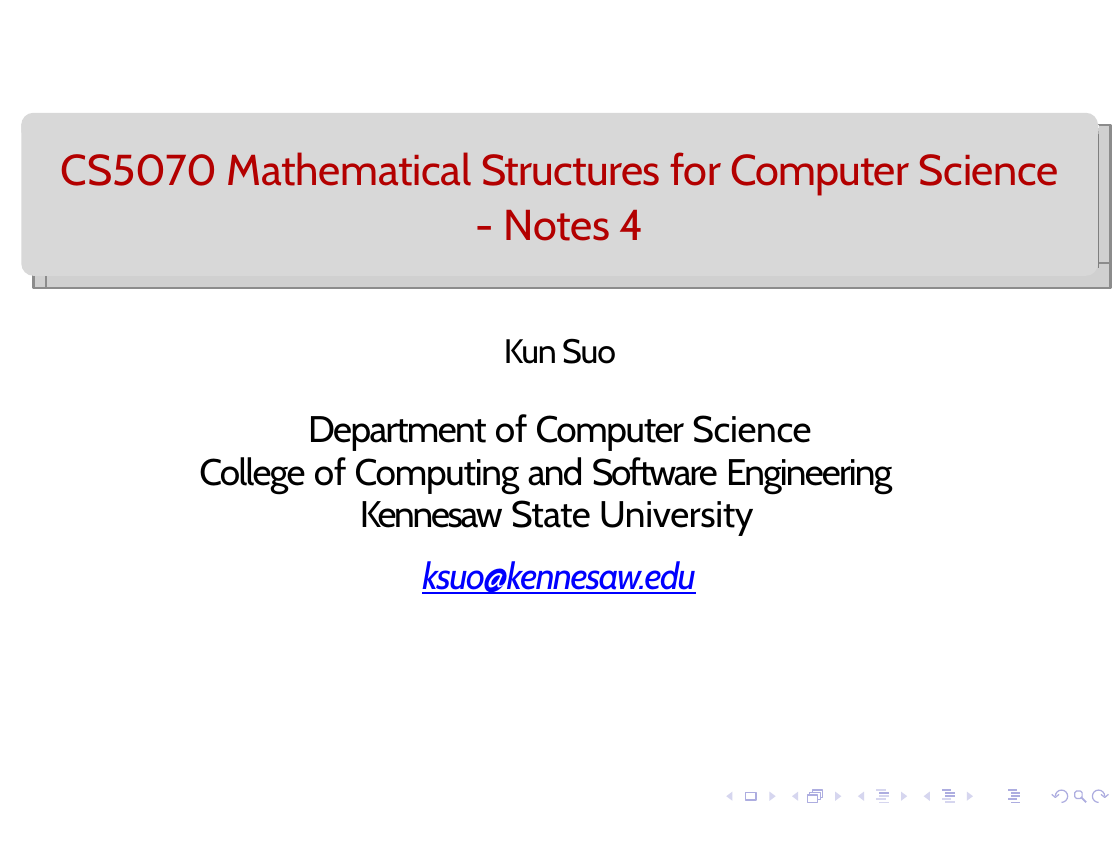
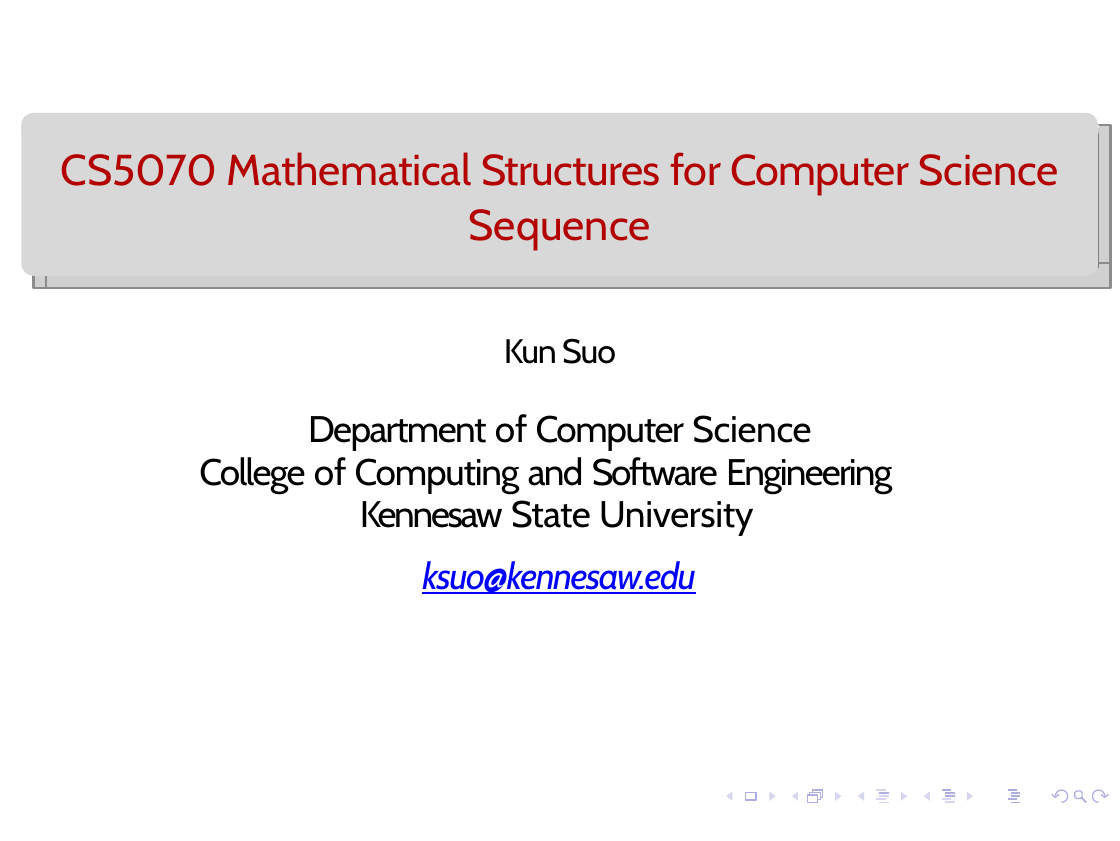
Before and after one commit to kevinsuo/kevinsuo.github.io, a slide deck: slide 1 of teaching/2026Summer/5070/Slides/4.pptx. Drawn at 1120x841 pixels with LibreOffice and Linux fonts; fonts in the diff are those of the drawing; grey boxes stand for pictures. Boxes give left, top, right and bottom in pixels: in the first picture for what was removed or moved away, otherwise in the second. Text is boxed around its words. In the diff, an @@ line names an element or a change of style, - is before the commit and + after.

```diff
--- a/teaching/2026Summer/5070/Slides/4.pptx
+++ b/teaching/2026Summer/5070/Slides/4.pptx
@@ title at <box>469,209,651,251</box>: text changed @@
-- Notes 4
+Sequence
```
Also in this commit, not shown: 5 other slides changed, 3 slides added, 2 other files.
